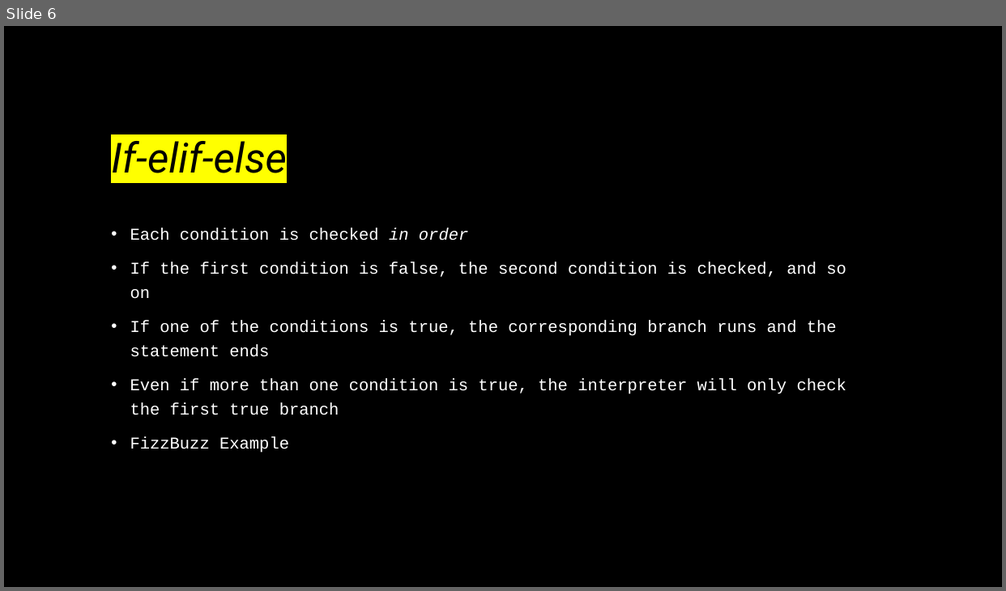
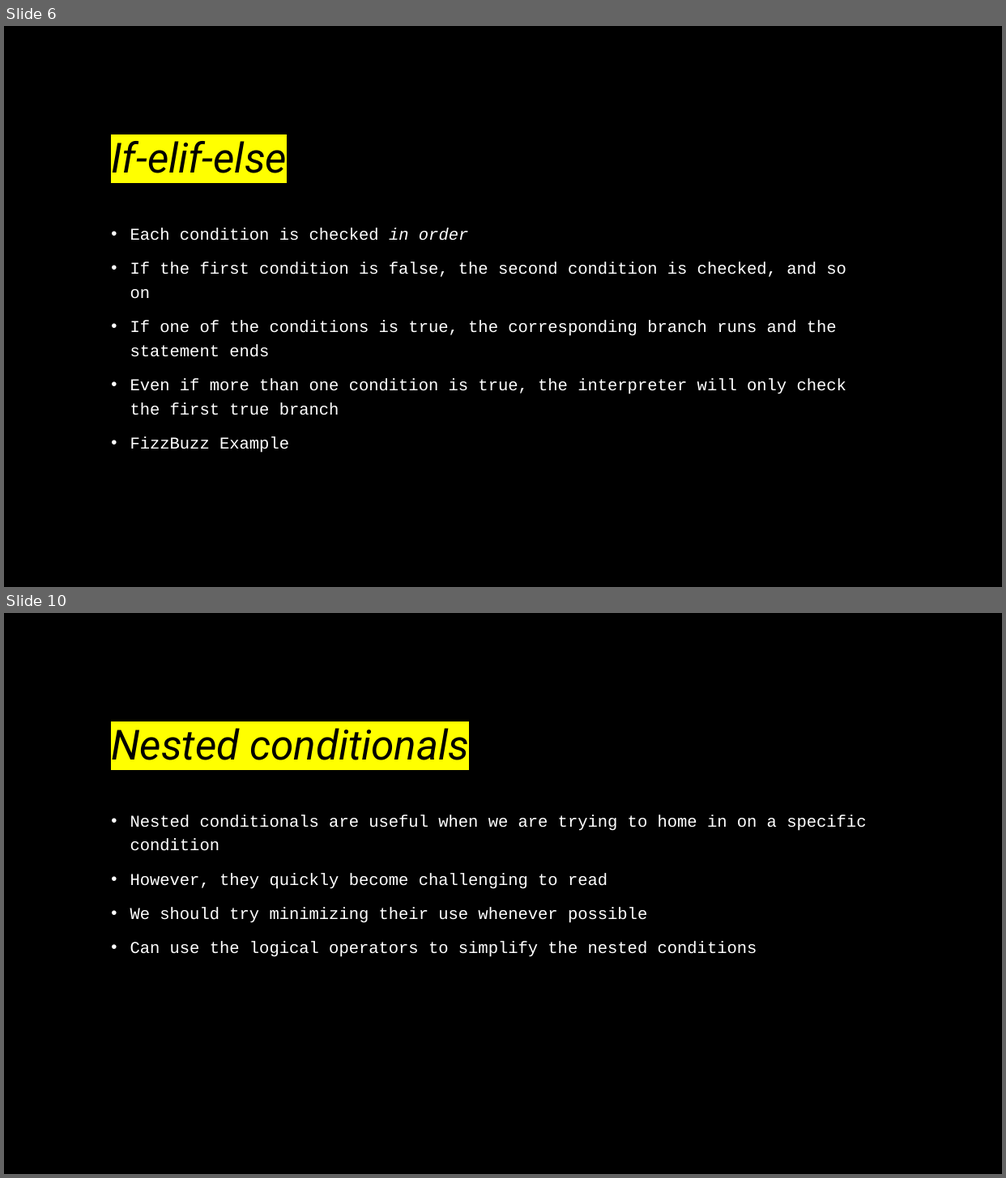
Before and after one commit to wpgoble/COMP130Resources, a slide deck: slides/ConditionalsExplained.pptx. Shown one above the other, each under a label of ours: slide 6 before the commit, slides 6 and 10 after it; the slides between them are not shown. The pictures are 1006x591 and 1006x1178 pixels, drawn with LibreOffice and Linux fonts; fonts in the diff are those of the drawing. Boxes give left, top, right and bottom in pixels: in the first picture for what was removed or moved away, otherwise in the second. Text is boxed around its words. In the diff, an @@ line names an element or a change of style, - is before the commit and + after.

Commit message:
adds section on compound conditions

```diff
--- a/slides/ConditionalsExplained.pptx
+++ b/slides/ConditionalsExplained.pptx
@@ slide 10 added at box(4, 613, 1002, 1174), background #000000 @@
@@ title added at box(111, 728, 469, 760), 40 pt, text #000000, italic @@
+Nested conditionals
@@ text added at box(130, 815, 866, 957), 16 pt, text #FFFFFF @@
+• Nested conditionals are useful when we are trying to home in on a specific condition
+• However, they quickly become challenging to read
+• We should try minimizing their use whenever possible
+• Can use the logical operators to simplify the nested conditions
```
Also in this commit, not shown: 1 slide changed, 5 other slides added.
